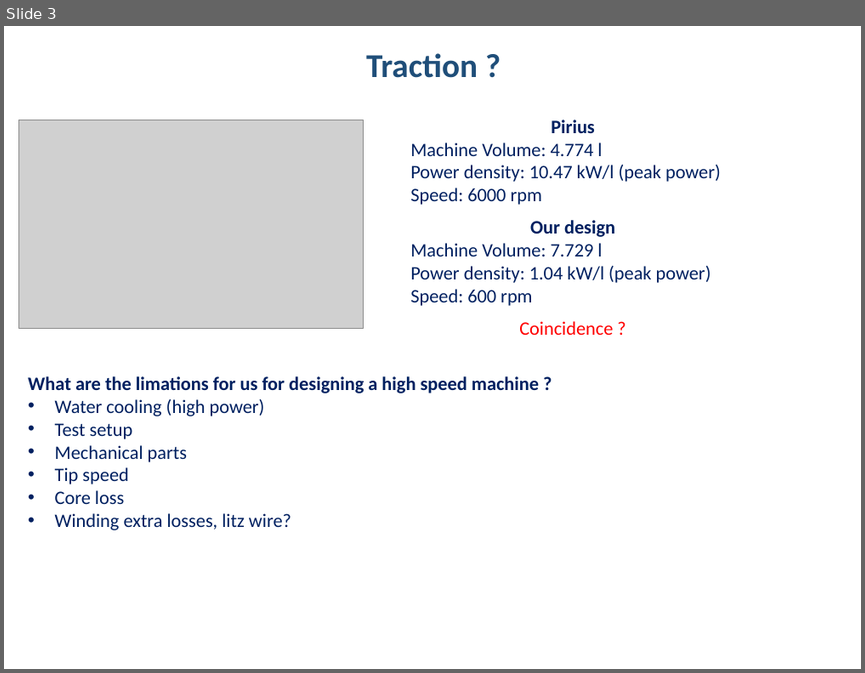
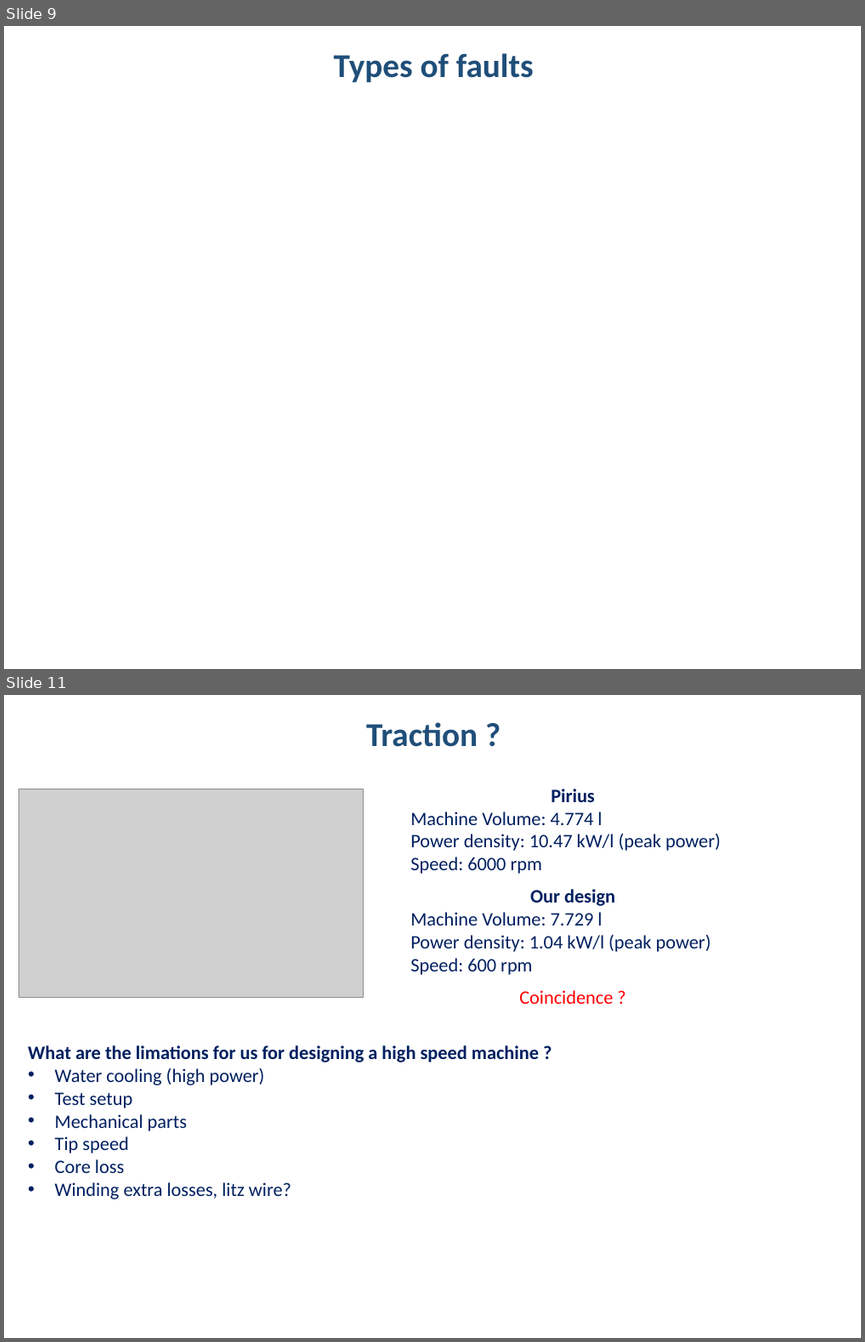
Before and after one commit to hakanpolat/IMMD, a slide deck: Literature/immd_ver2_research.pptx. Shown one above the other, each under a label of ours: slide 3 before the commit, slides 9 and 11 after it; the slides between them are not shown. The pictures are 865x673 and 865x1342 pixels, drawn with LibreOffice and Linux fonts; fonts in the diff are those of the drawing; grey boxes stand for pictures. Boxes give left, top, right and bottom in pixels: in the first picture for what was removed or moved away, otherwise in the second. Text is boxed around its words. In the diff, an @@ line names an element or a change of style, - is before the commit and + after.

```diff
--- a/Literature/immd_ver2_research.pptx
+++ b/Literature/immd_ver2_research.pptx
@@ slide 9 added at bbox=[4, 26, 861, 669], background #FFFFFF @@
@@ text added at bbox=[334, 53, 534, 82], 28 pt, text #1F4E79, bold @@
+Types of faults
@@ what was slide 3 is now slide 11 @@
```
Also in this commit, not shown: 1 slide changed, 7 other slides added, 1 other file.
